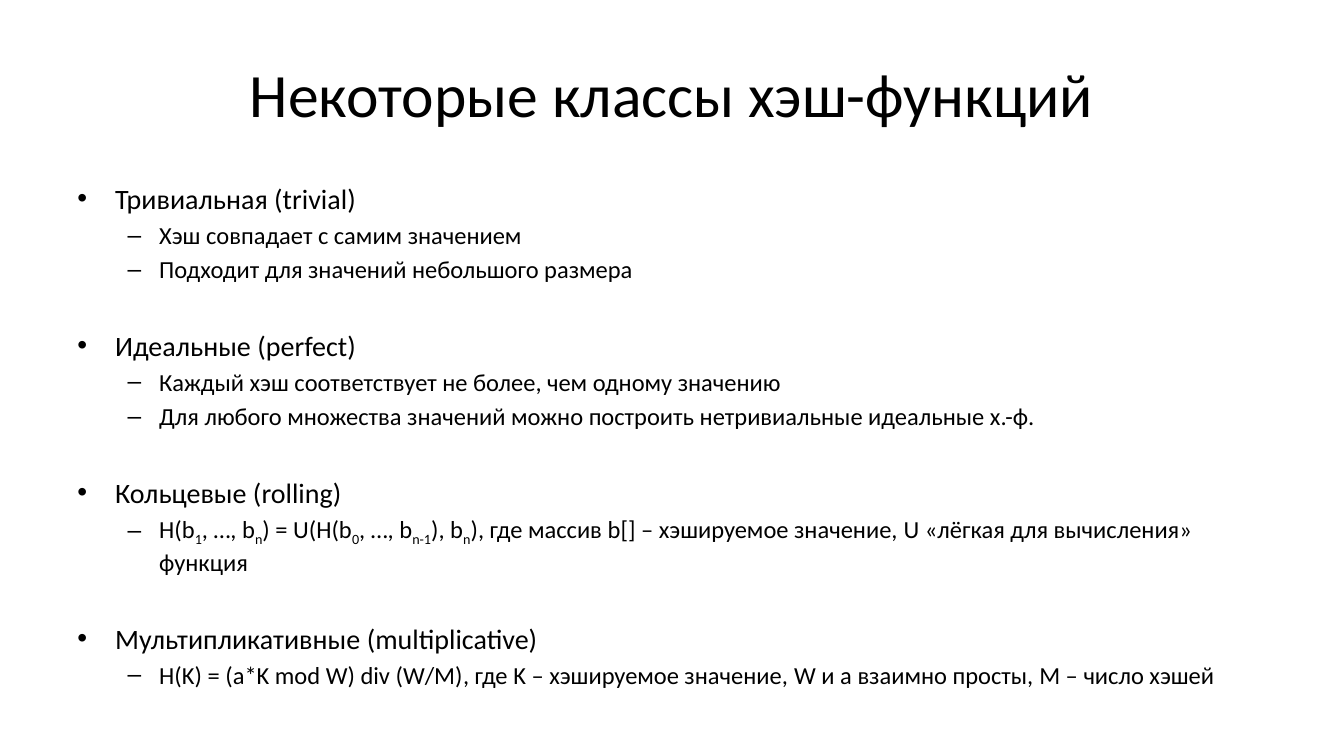
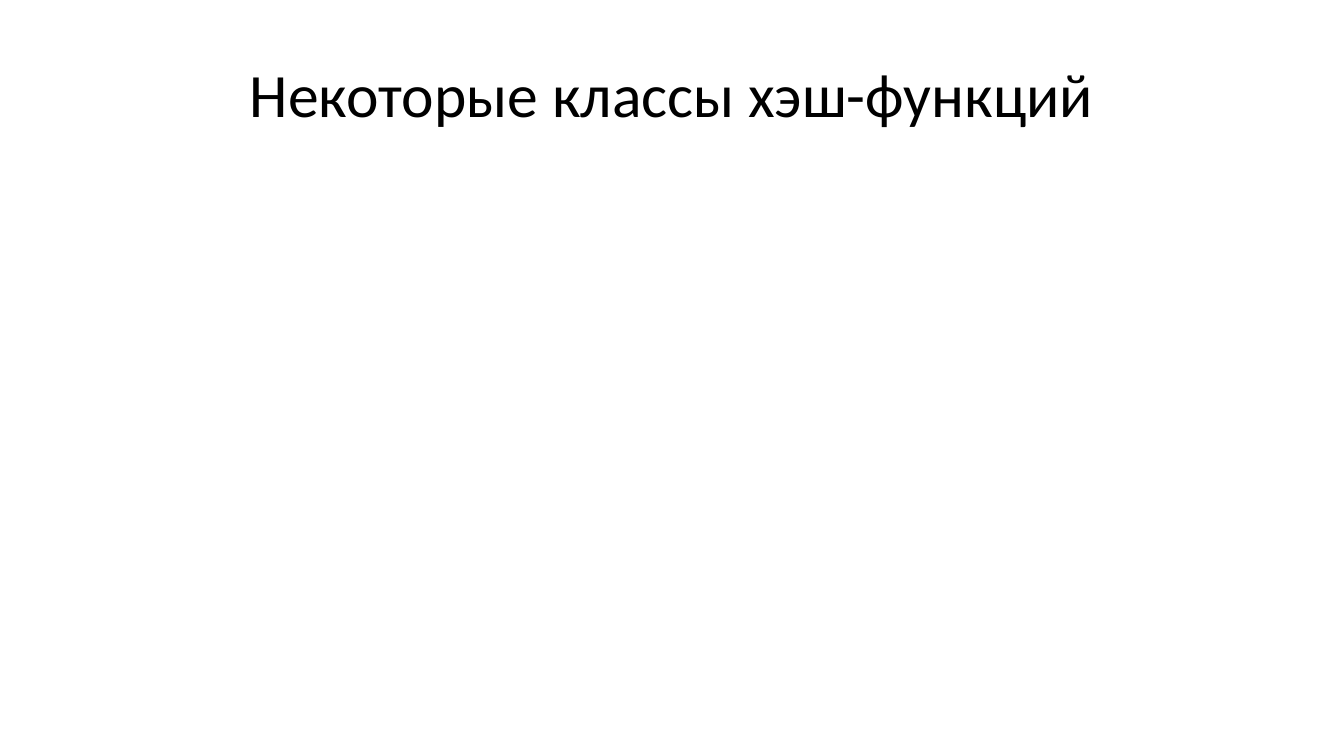
Before and after one commit to Evgueni-Petrov-aka-espetrov/Algorithms-and-Programming-in-C-pptx, a slide deck: slide 46 of 12 Алгоритмы поиска.pptx (slide 12 before the commit). Drawn at 1344x756 pixels with LibreOffice and Linux fonts; fonts in the diff are those of the drawing. Boxes give left, top, right and bottom in pixels: in the first picture for what was removed or moved away, otherwise in the second. Text is boxed around its words. In the diff, an @@ line names an element or a change of style, - is before the commit and + after.

```diff
--- a/12 Алгоритмы поиска.pptx
+++ b/12 Алгоритмы поиска.pptx
@@ text removed at box(115, 188, 1214, 688) @@
-• Тривиальная (trivial)
-  – Хэш совпадает с самим значением
-  – Подходит для значений небольшого размера
-• Идеальные (perfect)
-  – Каждый хэш соответствует не более, чем одному значению
-  – Для любого множества значений можно построить нетривиальные идеальные х.-ф.
-• Кольцевые (rolling)
-  – H(b1, …, bn) = U(H(b0, …, bn-1), bn), где массив b[] – хэшируемое значение, U «лёгкая для вычисления» функция
-• Мультипликативные (multiplicative)
-  – H(K) = (a*K mod W) div (W/M), где K – хэшируемое значение, W и a взаимно просты, M – число хэшей
```
Also in this commit, not shown: 22 other slides changed, 117 slides added, 32 slides removed.
